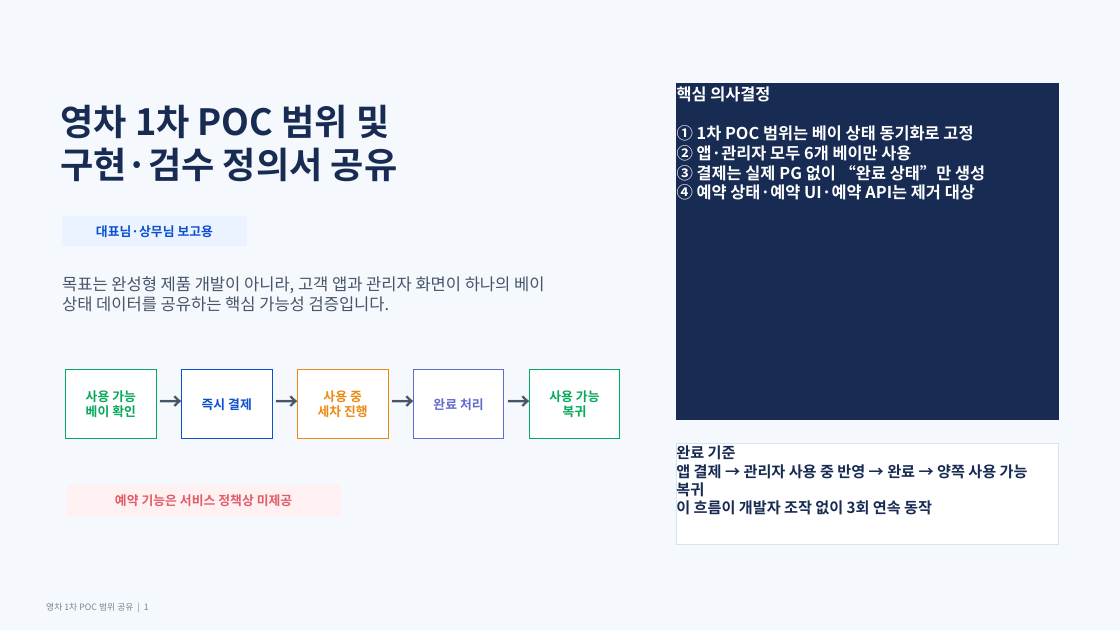
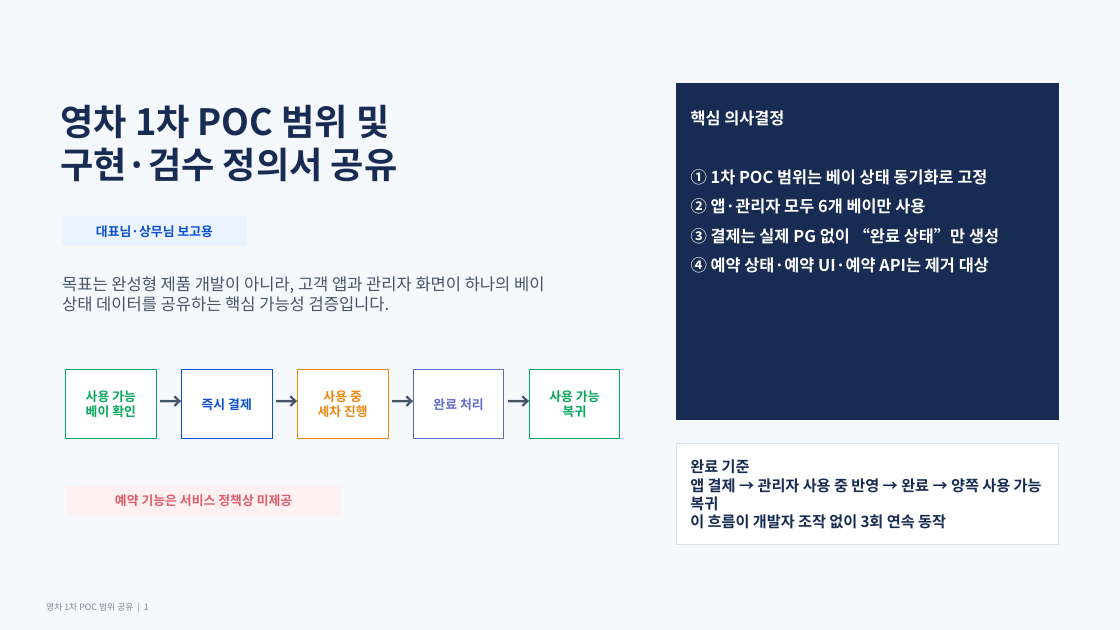
Before and after one commit to Nick7474/youngcha, a slide deck: slide 1 of docs/youngcha_1nd_poc_scope_deck.pptx. Drawn at 1120x630 pixels with LibreOffice and Linux fonts; fonts in the diff are those of the drawing. Boxes give left, top, right and bottom in pixels: in the first picture for what was removed or moved away, otherwise in the second. Text is boxed around its words. In the diff, an @@ line names an element or a change of style, - is before the commit and + after.

```diff
--- a/docs/youngcha_1nd_poc_scope_deck.pptx
+++ b/docs/youngcha_1nd_poc_scope_deck.pptx
@@ text in rectangle at [677,86,985,200]: text removed @@
-핵심 의사결정
-① 1차 POC 범위는 베이 상태 동기화로 고정
-② 앱·관리자 모두 6개 베이만 사용
-③ 결제는 실제 PG 없이 “완료 상태”만 생성
-④ 예약 상태·예약 UI·예약 API는 제거 대상
@@ text added at [691,110,999,273], 14 pt, text #FFFFFF, bold @@
+핵심 의사결정
+① 1차 POC 범위는 베이 상태 동기화로 고정
+② 앱·관리자 모두 6개 베이만 사용
+③ 결제는 실제 PG 없이 “완료 상태”만 생성
+④ 예약 상태·예약 UI·예약 API는 제거 대상
@@ text in rectangle at [676,445,1028,515]: text removed @@
-완료 기준
-앱 결제 → 관리자 사용 중 반영 → 완료 → 양쪽 사용 가능 복귀
-이 흐름이 개발자 조작 없이 3회 연속 동작
@@ text added at [690,459,1042,529], 13 pt, text #172B53, bold @@
+완료 기준
+앱 결제 → 관리자 사용 중 반영 → 완료 → 양쪽 사용 가능 복귀
+이 흐름이 개발자 조작 없이 3회 연속 동작
```
Also in this commit, not shown: 3 other slides changed, 1 slide added, 2 other files.
